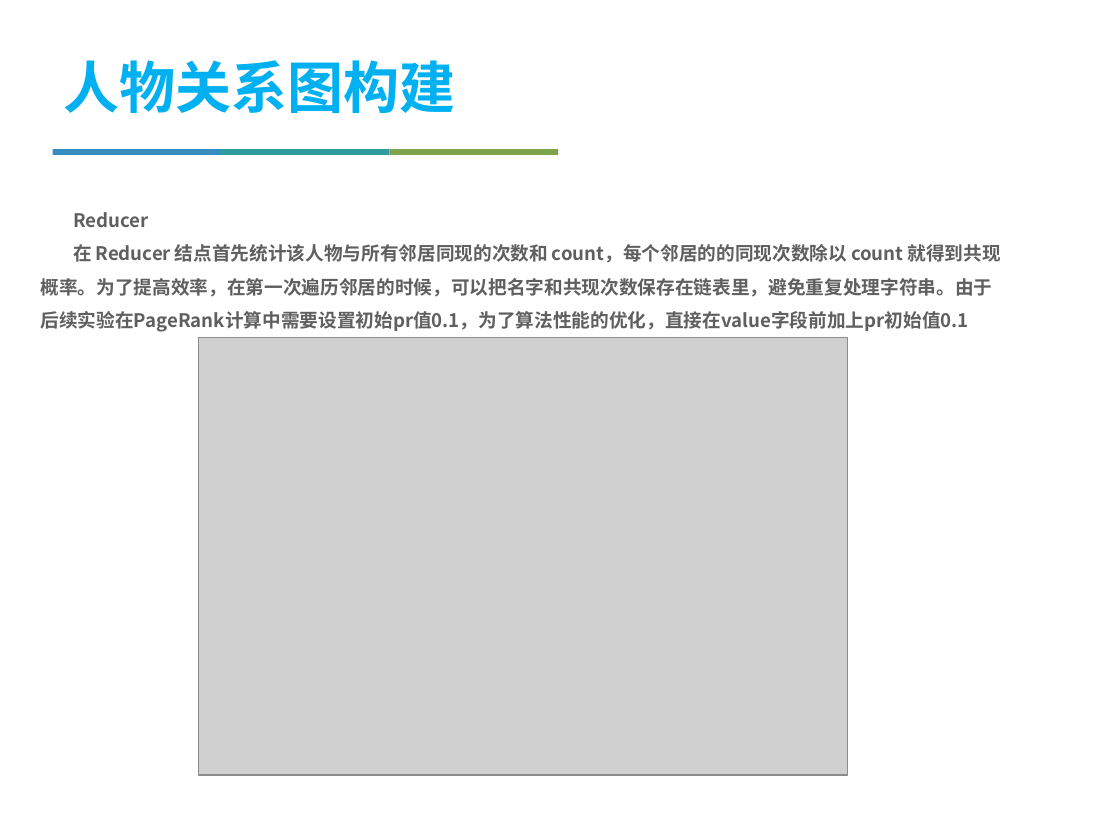
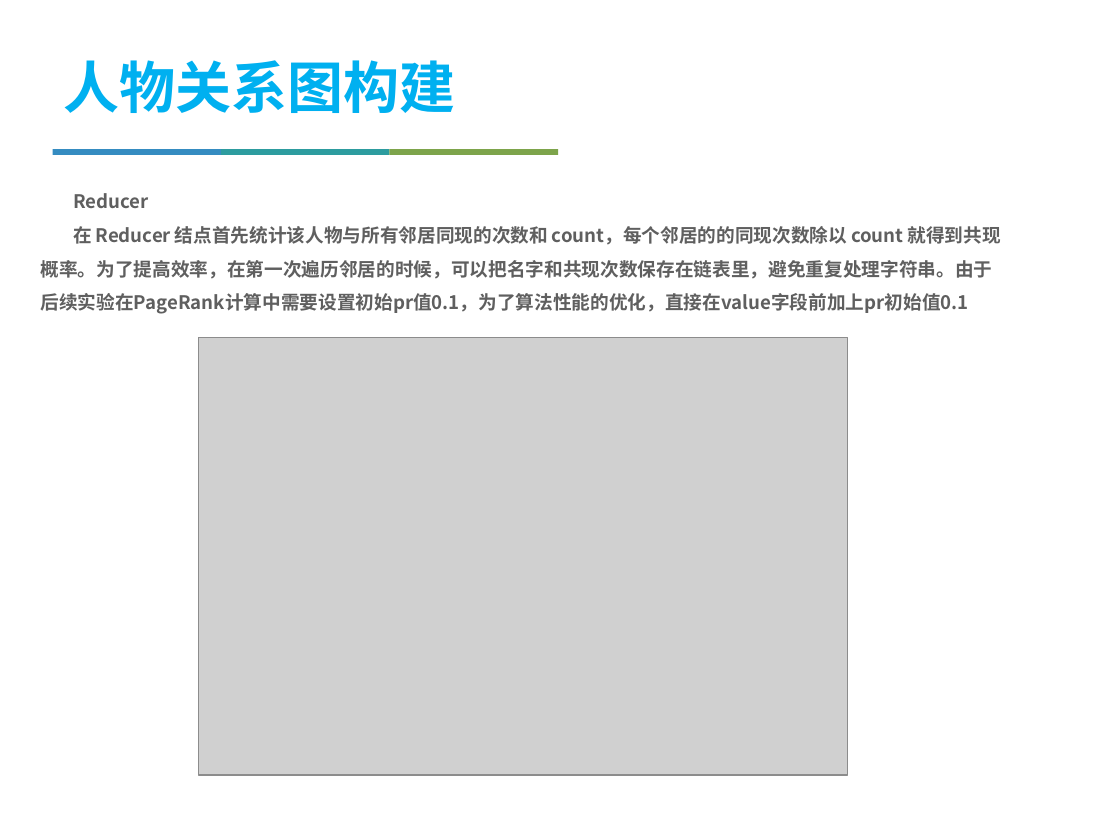
Before and after one commit to jiyizheng/bigdata, a slide deck: slide 15 of mp.pptx. Drawn at 1120x840 pixels with LibreOffice and Linux fonts; fonts in the diff are those of the drawing; grey boxes stand for pictures; background and template pictures are left out. Boxes give left, top, right and bottom in pixels: in the first picture for what was removed or moved away, otherwise in the second. Text is boxed around its words. In the diff, an @@ line names an element or a change of style, - is before the commit and + after.

```diff
--- a/mp.pptx
+++ b/mp.pptx
@@ text "Reducer" moved from (x1=41, y1=212, x2=1000, y2=332) to (x1=41, y1=193, x2=1000, y2=314) @@
```
Also in this commit, not shown: 8 other slides changed, 7 slides added, 10 slides removed, 2 other files.
